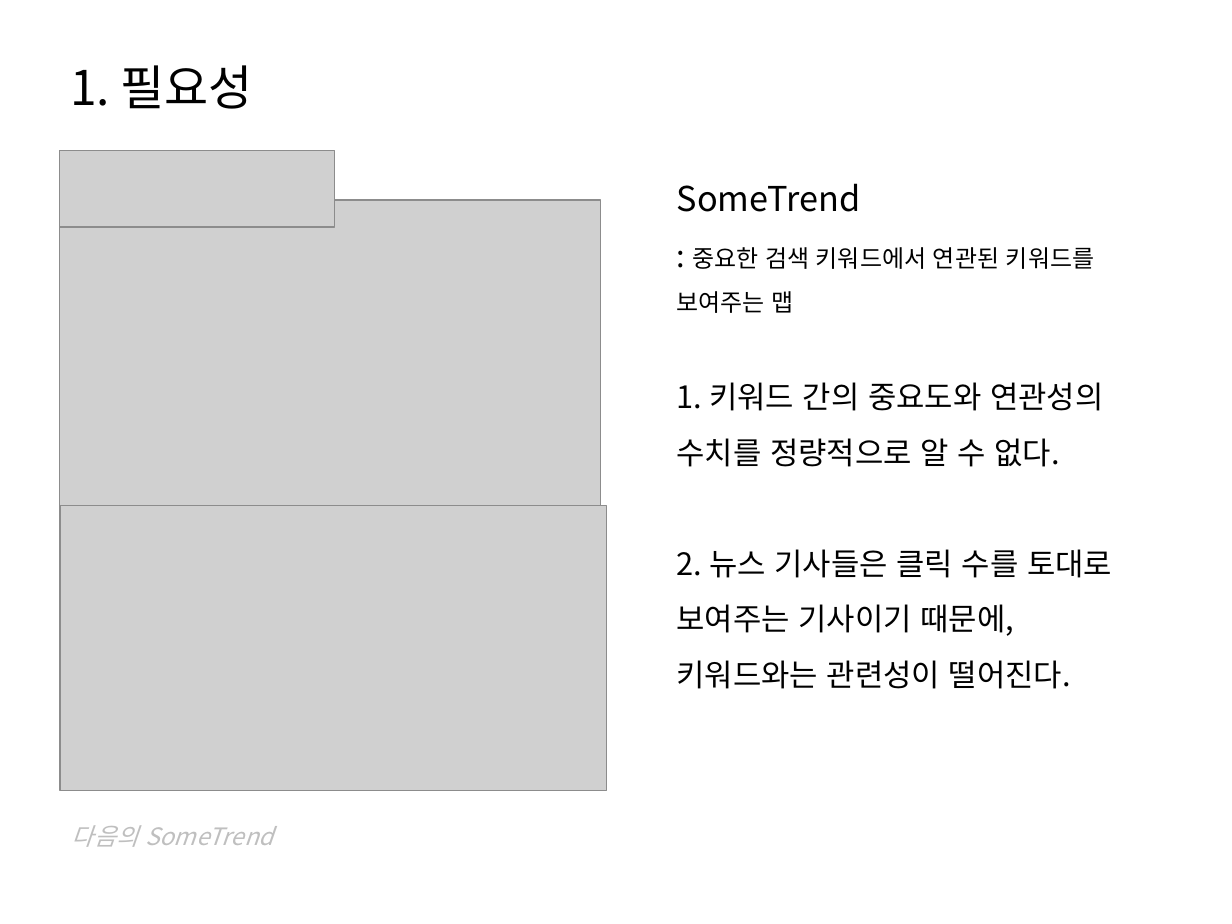
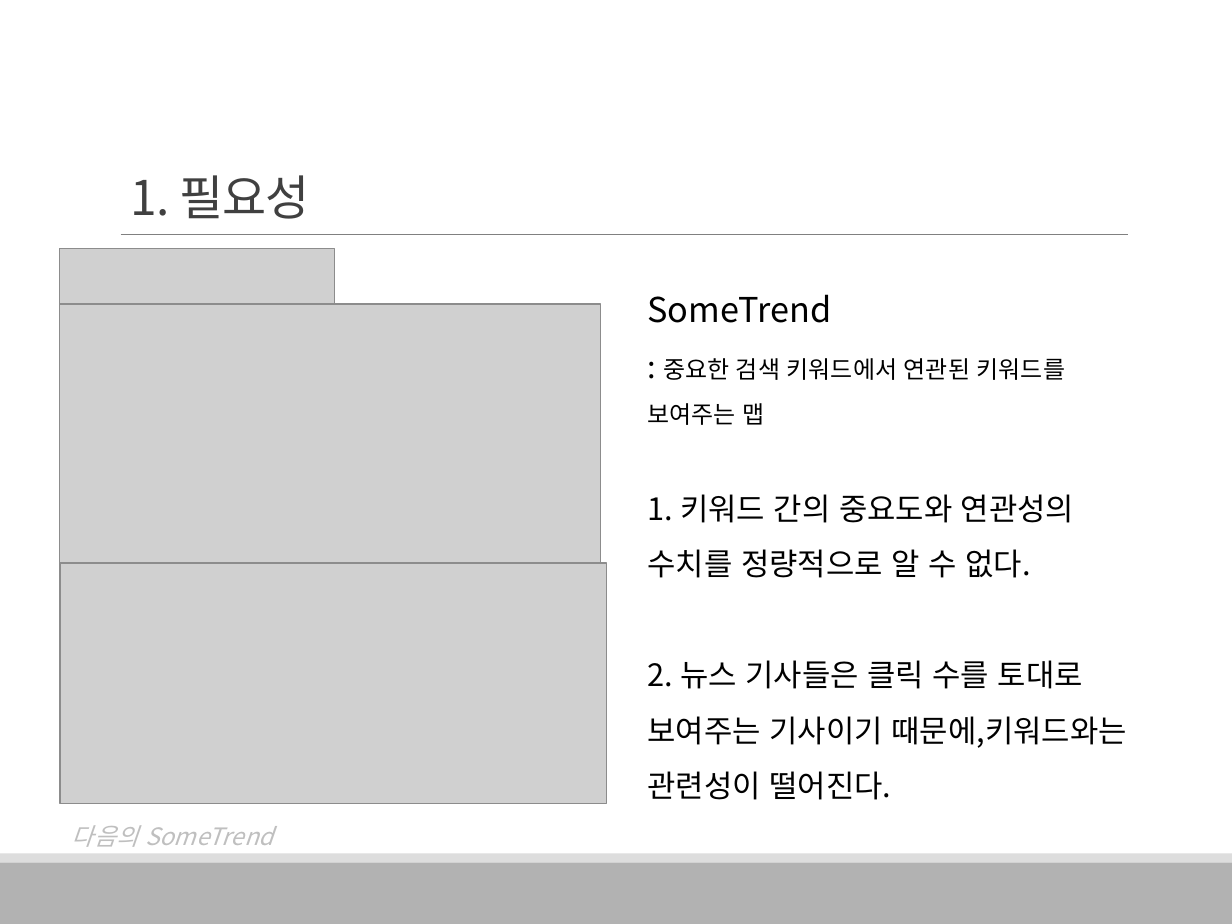
Before and after one commit to HaYongdae/issuewhatshow, a slide deck: slide 4 of doc/최종 PPT.pptx (slide 9 before the commit). Drawn at 1232x924 pixels with LibreOffice and Linux fonts; fonts in the diff are those of the drawing; grey boxes stand for pictures. Boxes give left, top, right and bottom in pixels: in the first picture for what was removed or moved away, otherwise in the second. Text is boxed around its words. In the diff, an @@ line names an element or a change of style, - is before the commit and + after.

```diff
--- a/doc/최종 PPT.pptx
+++ b/doc/최종 PPT.pptx
@@ title "1. 필요성": place and size @@
-title "1. 필요성" at [70,65,253,109]
+title "1. 필요성" at [130,175,309,219]
@@ title "1. 필요성" at [130,175,309,219]: text colour #000000 to #404040, letter spacing 0 to -0.5 pt; line spacing 0.9 to 0.85; vertical alignment middle to bottom @@
@@ line added from (121, 234) to (1127, 234), #808080 0.5 pt @@
@@ picture: place and size @@
-picture at [60,150,335,227]
+picture at [59,249,334,304]
@@ text "SomeTrend": place and size @@
-text "SomeTrend" at [677,183,1112,689]
+text "SomeTrend" at [648,294,1126,800]
@@ picture: place and size @@
-picture at [60,200,601,505]
+picture at [60,304,601,563]
@@ picture: place and size @@
-picture at [60,506,607,791]
+picture at [60,563,607,804]
@@ text at [648,660,1126,800]: text changed @@
-2. 뉴스 기사들은 클릭 수를 토대로 보여주는 기사이기 때문에,
-키워드와는 관련성이 떨어진다.
+2. 뉴스 기사들은 클릭 수를 토대로 보여주는 기사이기 때문에,키워드와는 관련성이 떨어진다.
@@ rectangle added at [0,862,1232,924], fill #B2B2B2 @@
@@ rectangle added at [0,854,1232,862], fill #DDDDDD @@
```
Also in this commit, not shown: 31 other slides changed, 5 slides added, 4 slides removed.
